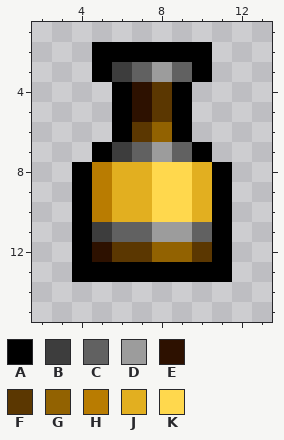
Edited in one commit: pixel-art sprite (items/generic/dyes/phositedye.png). The picture above is the old version.
The file is 16x16 pixels. Shown: x 2..13, y 1..15.
Palette (. is transparent): A #000000  B #3d3d3d  C #616161  D #9c9c9c  E #2d1100  F #5b3701  G #926201  H #b97c01  J #e2af20  K #ffd84d
Pixels before, first column x 4:
 2 .AAAAAA.
 3 .ABCDCA.
 4 ..AEFA..
 5 ..AEFA..
 6 ..AFGA..
 7 .ABCDCA.
 8 AHJJKKJA
 9 AHJJKKJA
10 AHJJKKJA
11 ABCCDDCA
12 AEFFGGFA
13 AAAAAAAA
And afterwards:
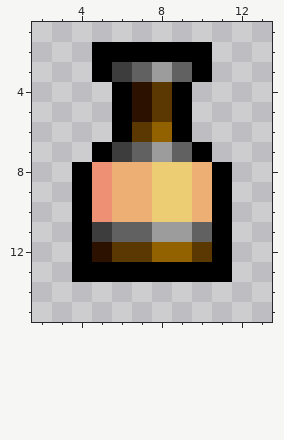
Difference:
colour H: #b97c01 -> #ed9074
colour J: #e2af20 -> #edaf74
colour K: #ffd84d -> #edcd74
Where, in picture pixels (left, top, right, bottom), the same in both pictures:
changed: (92, 162, 212, 222)
